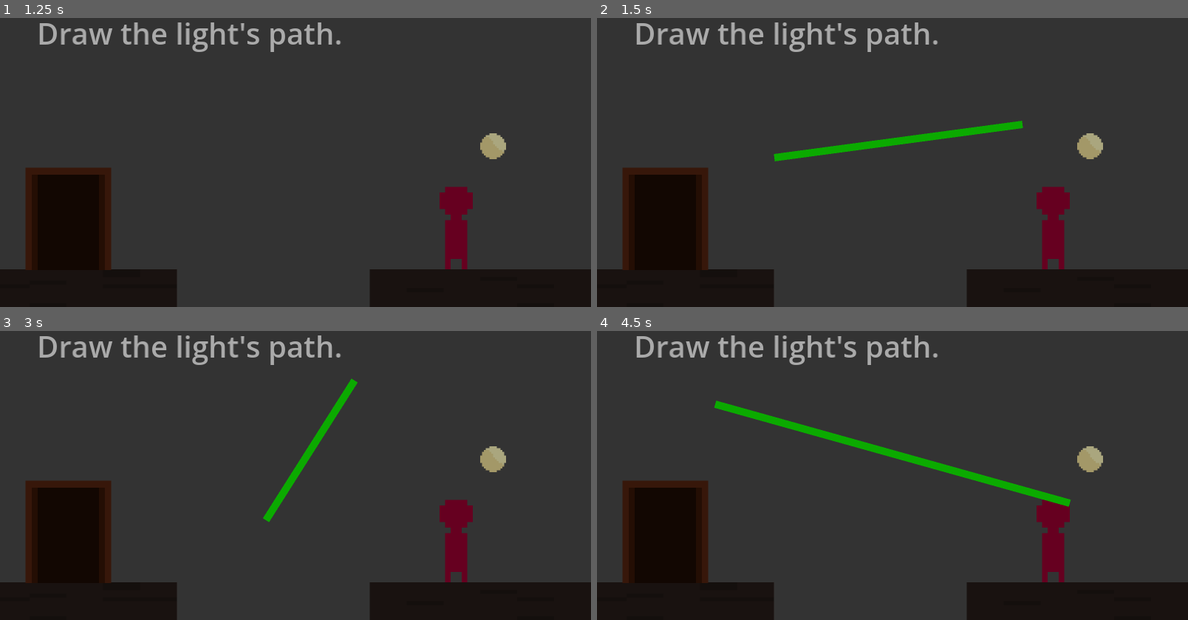
Above: before the commit, frames 1-4 (two rows, left to right).
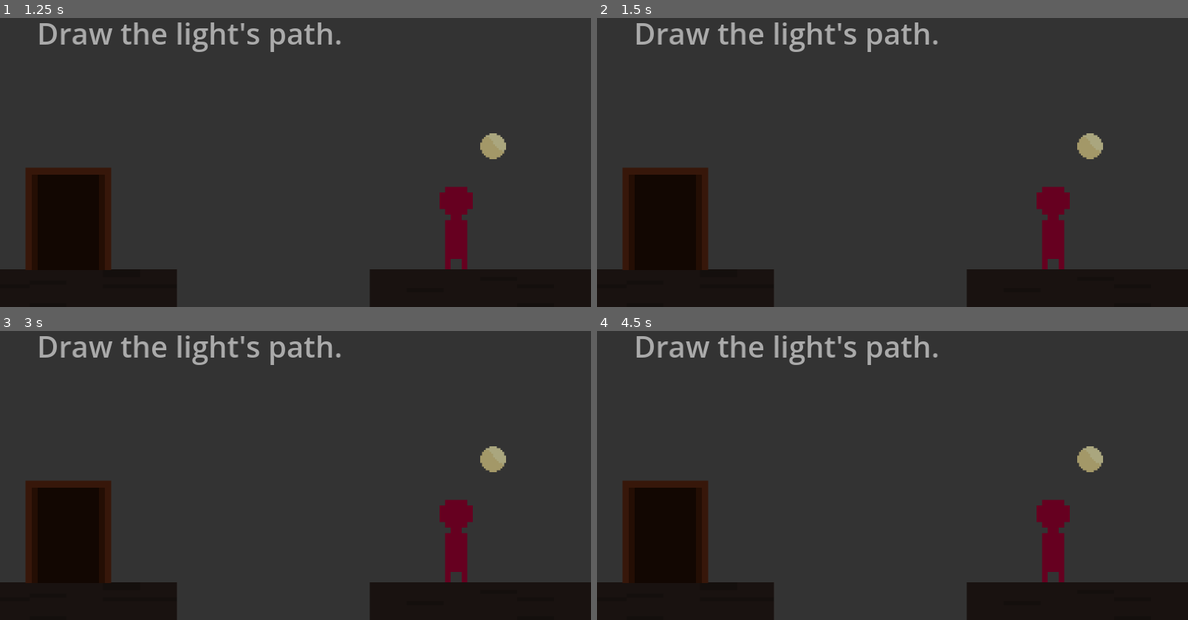
Above: after the commit, the same moments.

Repository: kvnfrr/Staylight
Game: Godot game, scene res://scenes/main.tscn
Same seed, same stepped clock (60 frames per second), same inputs: the game is played once before the commit and once after it.
Inputs (mouse positions are in pixels of both pictures, inside the frame that each line leads up to):
- Up to frame 1 (1.25 s): tap Enter (start_run) at 0.5, 0.8 s; move the mouse to (425, 124) at 0.52 s; hold D (move_right) from 0.53 s (still down); tap R (clear_path) at 0.6 s; click (425, 124) at 0.67 s; tap W (jump) at 0.77 s
- Up to frame 2 (1.5 s): keep holding D (move_right); tap Enter (start_run) at 1.25, 1.35 s; move the mouse to (774, 156) at 1.27 s; click (774, 156) at 1.42 s
- Up to frame 3 (3 s): tap W (jump) at 1.52 s; tap R (clear_path) at 1.55, 2.1 s; tap Enter (start_run) at 2, 2.3, 2.75, 2.85 s; move the mouse to (354, 380) at 2.02 s; release D (move_right) at 2.03 s; hold A (move_left) 2.03-2.78 s; click (354, 380) at 2.17 s; move the mouse to (265, 518) at 2.77 s; hold D (move_right) from 2.78 s (still down); click (265, 518) at 2.92 s
- Up to frame 4 (4.5 s): tap W (jump) at 3.02, 3.77 s; tap R (clear_path) at 3.05, 3.6 s; tap Enter (start_run) at 3.5, 3.8, 4.25, 4.35 s; move the mouse to (1069, 504) at 3.52 s; click (1069, 504) at 3.67 s; move the mouse to (715, 403) at 4.27 s; release D (move_right) at 4.28 s; hold A (move_left) from 4.28 s (still down); click (715, 403) at 4.42 s

Frame 1 is identical in both runs. In frame 2, 1.1% of the frame differs, in the area x 29-73%, y 35-50%; in frame 3, 0.8%; in frame 4, 1.7%, in the area x 19-81%, y 24-61%.

Commit message:
Updated spirit path logic

Diff:
--- a/scripts/main.gd
+++ b/scripts/main.gd
@@ -29,6 +29,9 @@
 var danger_time_limit := 2.0
 var was_in_danger := false
 
+var is_drawing_path := false
+var spirit_start_radius := 16.0
+
 func _ready() -> void:
 	player_spawn_position = player.global_position
 	spirit_spawn_position = spirit.global_position
@@ -36,21 +39,27 @@
 	message_label.text = "Draw the light's path."
 
 func _unhandled_input(event: InputEvent) -> void:
+	if Input.is_action_just_pressed("clear_path"):
+		reset_run()
+		return
+
 	if state != GameState.DRAWING:
 		return
 
-	if event is InputEventMouseButton:
-		if event.button_index == MOUSE_BUTTON_LEFT and event.pressed:
-			add_path_point(get_global_mouse_position())
+	if event is InputEventMouseButton and event.button_index == MOUSE_BUTTON_LEFT:
+		if event.pressed:
+			var mouse_pos := get_global_mouse_position()
 
-	if event is InputEventMouseMotion:
-		if Input.is_mouse_button_pressed(MOUSE_BUTTON_LEFT):
-			add_path_point(get_global_mouse_position())
+			if mouse_pos.distance_to(spirit.global_position) <= spirit_start_radius:
+				begin_new_path()
+		else:
+			is_drawing_path = false
 
-	if Input.is_action_just_pressed("clear_path"):
-		reset_run()
+	if event is InputEventMouseMotion and is_drawing_path:
+		add_path_point(get_global_mouse_position())
 
 	if Input.is_action_just_pressed("start_run") and path_points.size() > 1:
+		is_drawing_path = false
 		start_run()
 
 func _process(delta: float) -> void:
@@ -65,6 +74,14 @@
 	if path_points.is_empty() or path_points[-1].distance_to(pos) >= min_point_distance:
 		path_points.append(pos)
 		path_line.add_point(pos)
+
+func begin_new_path() -> void:
+	path_points.clear()
+	path_line.clear_points()
+
+	is_drawing_path = true
+
+	add_path_point(spirit.global_position)
 
 func start_run() -> void:
 	state = GameState.RUNNING
